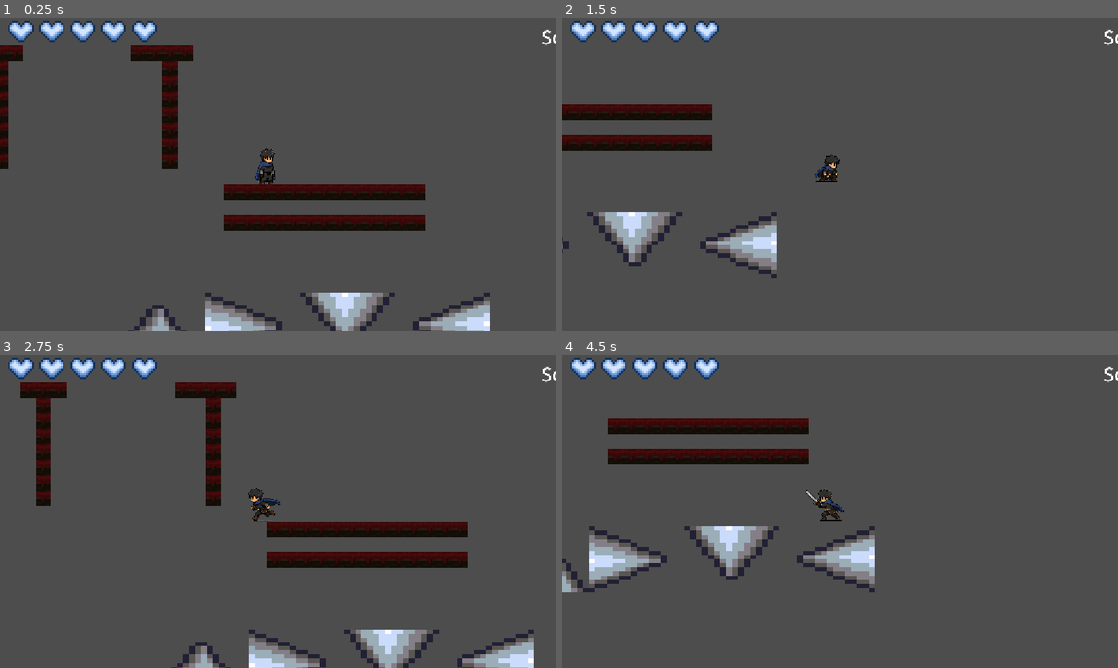
Above: before the commit, frames 1-4 (two rows, left to right).
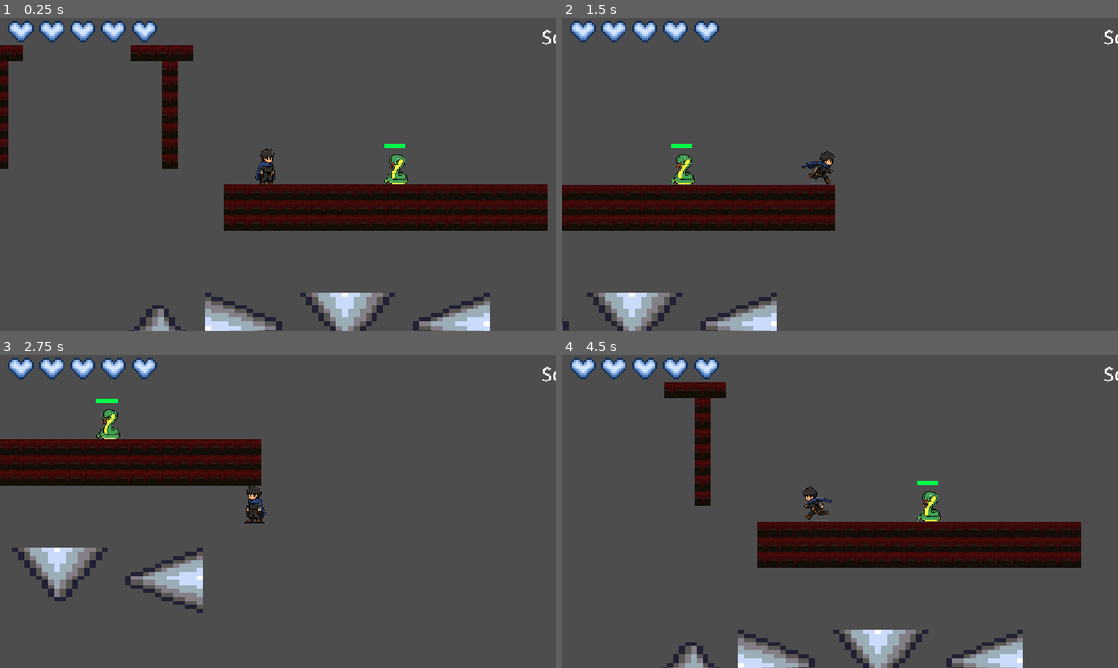
Above: after the commit, the same moments.

Repository: Riel-21/Godot-Game-Project-TCC
Game: Godot game, scene res://Scenes/castle_scene.tscn
Same seed, same stepped clock (60 frames per second), same inputs: the game is played once before the commit and once after it. This scene is started directly instead of the project's main scene. The engine's default icon, where the game draws it, is replaced by a stand-in: a white triangle on a blue panel in a dark square.
Inputs (mouse positions are in pixels of both pictures, inside the frame that each line leads up to):
- Up to frame 1 (0.25 s): no input
- Up to frame 2 (1.5 s): tap Enter (ui_accept) at 0.5 s; move the mouse to (962, 158) at 0.52 s; hold Right (ui_right) from 0.53 s (still down); tap Q (attack) at 0.6, 1.35 s; tap Space (jump) at 0.77 s; move the mouse to (728, 190) at 1.27 s
- Up to frame 3 (2.75 s): tap Space (jump) at 1.52 s; move the mouse to (333, 442) at 2.02 s; release Right (ui_right) at 2.03 s; hold Left (ui_left) from 2.03 s (still down); tap C (dash) at 2.1 s; tap Q (attack) at 2.3 s
- Up to frame 4 (4.5 s): move the mouse to (812, 574) at 2.77 s; release Left (ui_left) at 2.78 s; hold Right (ui_right) 2.78-4.28 s; right-click (812, 574) at 2.85 s; tap Space (jump) at 3.02, 3.77 s; tap Q (attack) at 3.05, 3.8, 4.35 s; move the mouse to (1006, 558) at 3.52 s; tap F (toggle attack mode) at 3.6 s; move the mouse to (673, 464) at 4.27 s; hold Left (ui_left) from 4.28 s (still down)

The runs differ from the first frame. In frame 1, 5.3% of the frame differs, in the area x 40-99%, y 40-68%; in frame 2, 15%; in frame 3, 19%; in frame 4, 21%, in the area x 0-94%, y 8-100%.

Commit message:
Adding enemy snakes

Diff:
--- a/Scenes/castle_scene.tscn
+++ b/Scenes/castle_scene.tscn
@@ -10,7 +10,9 @@
 [ext_resource type="PackedScene" uid="uid://c453vhpmw0lc" path="res://Scenes/pause_menu.tscn" id="9_s17o4"]
 [ext_resource type="Texture2D" uid="uid://cykty3n2p2do8" path="res://Assets/sprites/PNG with Gemini/EvilPriest (2).png" id="10_ypvin"]
 [ext_resource type="Texture2D" uid="uid://c1xdxu7symymu" path="res://Assets/sprites/PNG with Gemini/knightTraitor.png" id="11_idm2l"]
+[ext_resource type="PackedScene" uid="uid://ctqm11ullb5j7" path="res://Scenes/snake - projectile attack.tscn" id="12_alkp7"]
 [ext_resource type="PackedScene" uid="uid://bqsoit6136h5p" path="res://Scenes/minikillzone.tscn" id="12_idm2l"]
+[ext_resource type="PackedScene" uid="uid://fr6ugj5n6voh" path="res://Scenes/snake - target_player.tscn" id="13_3adav"]
 
 [sub_resource type="NavigationPolygon" id="NavigationPolygon_4k3pf"]
 vertices = PackedVector2Array(8, 8, -8, 8, -8, -8, 8, -8)
@@ -234,7 +236,7 @@
 [node name="TileMap" type="TileMap" parent="." unique_id=39856327]
 tile_set = SubResource("TileSet_4k3pf")
 format = 2
-layer_0/tile_data = PackedInt32Array(65531, 1048576, 8, 6553 …(10269 unchanged characters)… 340068, 1048576, 8, -7208996, 1048576, 8)
+layer_0/tile_data = PackedInt32Array(65531, 1048576, 8, 6553 …(10269 unchanged characters)… 340068, 1048576, 8, -7208996, 1048576, 8, 8, 1048576, 8, 9, 1048576, 8, 10, 1048576, 8, 11, 1048576, 8, 12, 1048576, 8, 13, 1048576, 8, 14, 1048576, 8, 15, 1048576, 8, 131087, 1048576, 8, 131086, 1048576, 8, 131085, 1048576, 8, 131084, 1048576, 8, 131083, 1048576, 8, 131082, 1048576, 8, 131081, 1048576, 8, 131080, 1048576, 8, 131067, 1048576, 8, 131068, 1048576, 8, 131069, 1048576, 8, 131070, 1048576, 8, 131071, 1048576, 8, 65536, 1048576, 8, 65537, 1048576, 8, 65538, 1048576, 8, 65539, 1048576, 8, 65540, 1048576, 8, 65541, 1048576, 8, 65542, 1048576, 8, 65543, 1048576, 8, 65544, 1048576, 8, 65545, 1048576, 8, 65546, 1048576, 8, 65547, 1048576, 8, 65548, 1048576, 8, 65549, 1048576, 8, 65550, 1048576, 8, 65551, 1048576, 8)
 
 [node name="Killzone" parent="." unique_id=330258236 instance=ExtResource("7_o4p43")]
 position = Vector2(-2, 120)
@@ -292,48 +294,62 @@
 position = Vector2(-11, 114.5)
 shape = SubResource("RectangleShape2D_ypvin")
 
+[node name="Enemy Snakes" type="Node2D" parent="." unique_id=2015026123]
+
+[node name="Snake - Projectile attack" parent="Enemy Snakes" unique_id=1375713619 instance=ExtResource("12_alkp7")]
+position = Vector2(86, -6)
+
+[node name="Snake - Target Player" parent="Enemy Snakes" unique_id=2111111415 instance=ExtResource("13_3adav")]
+position = Vector2(-195, -1844)
+
+[node name="Snake - Target Player2" parent="Enemy Snakes" unique_id=163565863 instance=ExtResource("13_3adav")]
+position = Vector2(-166, -2900)
+
+[node name="Snake - Projectile attack2" parent="Enemy Snakes" unique_id=1280286601 instance=ExtResource("12_alkp7")]
+position = Vector2(187, -2445)
+
 [connection signal="body_entered" from="TileMapLayer/minikillzone" to="TileMapLayer/minikillzone" method="_on_body_entered"]
-[connection signal="body_entered" from="TileMapLayer/@Area2D@97756" to="TileMapLayer/@Area2D@97756" method="_on_body_entered"]
-[connection signal="body_entered" from="TileMapLayer/@Area2D@97757" to="TileMapLayer/@Area2D@97757" method="_on_body_entered"]
-[connection signal="body_entered" from="TileMapLayer/@Area2D@97758" to="TileMapLayer/@Area2D@97758" method="_on_body_entered"]
-[connection signal="body_entered" from="TileMapLayer/@Area2D@97759" to="TileMapLayer/@Area2D@97759" method="_on_body_entered"]
-[connection signal="body_entered" from="TileMapLayer/@Area2D@97760" to="TileMapLayer/@Area2D@97760" method="_on_body_entered"]
-[connection signal="body_entered" from="TileMapLayer/@Area2D@97761" to="TileMapLayer/@Area2D@97761" method="_on_body_entered"]
-[connection signal="body_entered" from="TileMapLayer/@Area2D@97762" to="TileMapLayer/@Area2D@97762" method="_on_body_entered"]
-[connection signal="body_entered" from="TileMapLayer/@Area2D@97763" to="TileMapLayer/@Area2D@97763" method="_on_body_entered"]
-[connection signal="body_entered" from="TileMapLayer/@Area2D@97764" to="TileMapLayer/@Area2D@97764" method="_on_body_entered"]
-[connection signal="body_entered" from="TileMapLayer/@Area2D@97765" to="TileMapLayer/@Area2D@97765" method="_on_body_entered"]
-[connection signal="body_entered" from="TileMapLayer/@Area2D@97766" to="TileMapLayer/@Area2D@97766" method="_on_body_entered"]
-[connection signal="body_entered" from="TileMapLayer/@Area2D@97767" to="TileMapLayer/@Area2D@97767" method="_on_body_entered"]
-[connection signal="body_entered" from="TileMapLayer/@Area2D@97768" to="TileMapLayer/@Area2D@97768" method="_on_body_entered"]
-[connection signal="body_entered" from="TileMapLayer/@Area2D@97769" to="TileMapLayer/@Area2D@97769" method="_on_body_entered"]
-[connection signal="body_entered" from="TileMapLayer/@Area2D@97770" to="TileMapLayer/@Area2D@97770" method="_on_body_entered"]
-[connection signal="body_entered" from="TileMapLayer/@Area2D@97771" to="TileMapLayer/@Area2D@97771" method="_on_body_entered"]
-[connection signal="body_entered" from="TileMapLayer/@Area2D@97772" to="TileMapLayer/@Area2D@97772" method="_on_body_entered"]
-[connection signal="body_entered" from="TileMapLayer/@Area2D@97773" to="TileMapLayer/@Area2D@97773" method="_on_body_entered"]
-[connection signal="body_entered" from="TileMapLayer/@Area2D@97774" to="TileMapLayer/@Area2D@97774" method="_on_body_entered"]
-[connection signal="body_entered" from="TileMapLayer/@Area2D@97775" to="TileMapLayer/@Area2D@97775" method="_on_body_entered"]
-[connection signal="body_entered" from="TileMapLayer/@Area2D@97776" to="TileMapLayer/@Area2D@97776" method="_on_body_entered"]
-[connection signal="body_entered" from="TileMapLayer/@Area2D@97777" to="TileMapLayer/@Area2D@97777" method="_on_body_entered"]
-[connection signal="body_entered" from="TileMapLayer/@Area2D@97778" to="TileMapLayer/@Area2D@97778" method="_on_body_entered"]
-[connection signal="body_entered" from="TileMapLayer/@Area2D@97779" to="TileMapLayer/@Area2D@97779" method="_on_body_entered"]
-[connection signal="body_entered" from="TileMapLayer/@Area2D@97780" to="TileMapLayer/@Area2D@97780" method="_on_body_entered"]
-[connection signal="body_entered" from="TileMapLayer/@Area2D@97781" to="TileMapLayer/@Area2D@97781" method="_on_body_entered"]
-[connection signal="body_entered" from="TileMapLayer/@Area2D@97782" to="TileMapLayer/@Area2D@97782" method="_on_body_entered"]
-[connection signal="body_entered" from="TileMapLayer/@Area2D@97783" to="TileMapLayer/@Area2D@97783" method="_on_body_entered"]
-[connection signal="body_entered" from="TileMapLayer/@Area2D@97784" to="TileMapLayer/@Area2D@97784" method="_on_body_entered"]
-[connection signal="body_entered" from="TileMapLayer/@Area2D@97785" to="TileMapLayer/@Area2D@97785" method="_on_body_entered"]
-[connection signal="body_entered" from="TileMapLayer/@Area2D@97786" to="TileMapLayer/@Area2D@97786" method="_on_body_entered"]
-[connection signal="body_entered" from="TileMapLayer/@Area2D@97787" to="TileMapLayer/@Area2D@97787" method="_on_body_entered"]
-[connection signal="body_entered" from="TileMapLayer/@Area2D@97788" to="TileMapLayer/@Area2D@97788" method="_on_body_entered"]
-[connection signal="body_entered" from="TileMapLayer/@Area2D@97789" to="TileMapLayer/@Area2D@97789" method="_on_body_entered"]
-[connection signal="body_entered" from="TileMapLayer/@Area2D@97790" to="TileMapLayer/@Area2D@97790" method="_on_body_entered"]
-[connection signal="body_entered" from="TileMapLayer/@Area2D@97791" to="TileMapLayer/@Area2D@97791" method="_on_body_entered"]
-[connection signal="body_entered" from="TileMapLayer/@Area2D@97792" to="TileMapLayer/@Area2D@97792" method="_on_body_entered"]
-[connection signal="body_entered" from="TileMapLayer/@Area2D@97793" to="TileMapLayer/@Area2D@97793" method="_on_body_entered"]
-[connection signal="body_entered" from="TileMapLayer/@Area2D@97794" to="TileMapLayer/@Area2D@97794" method="_on_body_entered"]
-[connection signal="body_entered" from="TileMapLayer/@Area2D@97795" to="TileMapLayer/@Area2D@97795" method="_on_body_entered"]
-[connection signal="body_entered" from="TileMapLayer/@Area2D@97796" to="TileMapLayer/@Area2D@97796" method="_on_body_entered"]
-[connection signal="body_entered" from="TileMapLayer/@Area2D@97797" to="TileMapLayer/@Area2D@97797" method="_on_body_entered"]
-[connection signal="body_entered" from="TileMapLayer/@Area2D@97798" to="TileMapLayer/@Area2D@97798" method="_on_body_entered"]
+[connection signal="body_entered" from="TileMapLayer/@Area2D@19927" to="TileMapLayer/@Area2D@19927" method="_on_body_entered"]
+[connection signal="body_entered" from="TileMapLayer/@Area2D@19928" to="TileMapLayer/@Area2D@19928" method="_on_body_entered"]
+[connection signal="body_entered" from="TileMapLayer/@Area2D@19929" to="TileMapLayer/@Area2D@19929" method="_on_body_entered"]
+[connection signal="body_entered" from="TileMapLayer/@Area2D@19930" to="TileMapLayer/@Area2D@19930" method="_on_body_entered"]
+[connection signal="body_entered" from="TileMapLayer/@Area2D@19931" to="TileMapLayer/@Area2D@19931" method="_on_body_entered"]
+[connection signal="body_entered" from="TileMapLayer/@Area2D@19932" to="TileMapLayer/@Area2D@19932" method="_on_body_entered"]
+[connection signal="body_entered" from="TileMapLayer/@Area2D@19933" to="TileMapLayer/@Area2D@19933" method="_on_body_entered"]
+[connection signal="body_entered" from="TileMapLayer/@Area2D@19934" to="TileMapLayer/@Area2D@19934" method="_on_body_entered"]
+[connection signal="body_entered" from="TileMapLayer/@Area2D@19935" to="TileMapLayer/@Area2D@19935" method="_on_body_entered"]
+[connection signal="body_entered" from="TileMapLayer/@Area2D@19936" to="TileMapLayer/@Area2D@19936" method="_on_body_entered"]
+[connection signal="body_entered" from="TileMapLayer/@Area2D@19937" to="TileMapLayer/@Area2D@19937" method="_on_body_entered"]
+[connection signal="body_entered" from="TileMapLayer/@Area2D@19938" to="TileMapLayer/@Area2D@19938" method="_on_body_entered"]
+[connection signal="body_entered" from="TileMapLayer/@Area2D@19939" to="TileMapLayer/@Area2D@19939" method="_on_body_entered"]
+[connection signal="body_entered" from="TileMapLayer/@Area2D@19940" to="TileMapLayer/@Area2D@19940" method="_on_body_entered"]
+[connection signal="body_entered" from="TileMapLayer/@Area2D@19941" to="TileMapLayer/@Area2D@19941" method="_on_body_entered"]
+[connection signal="body_entered" from="TileMapLayer/@Area2D@19942" to="TileMapLayer/@Area2D@19942" method="_on_body_entered"]
+[connection signal="body_entered" from="TileMapLayer/@Area2D@19943" to="TileMapLayer/@Area2D@19943" method="_on_body_entered"]
+[connection signal="body_entered" from="TileMapLayer/@Area2D@19944" to="TileMapLayer/@Area2D@19944" method="_on_body_entered"]
+[connection signal="body_entered" from="TileMapLayer/@Area2D@19945" to="TileMapLayer/@Area2D@19945" method="_on_body_entered"]
+[connection signal="body_entered" from="TileMapLayer/@Area2D@19946" to="TileMapLayer/@Area2D@19946" method="_on_body_entered"]
+[connection signal="body_entered" from="TileMapLayer/@Area2D@19947" to="TileMapLayer/@Area2D@19947" method="_on_body_entered"]
+[connection signal="body_entered" from="TileMapLayer/@Area2D@19948" to="TileMapLayer/@Area2D@19948" method="_on_body_entered"]
+[connection signal="body_entered" from="TileMapLayer/@Area2D@19949" to="TileMapLayer/@Area2D@19949" method="_on_body_entered"]
+[connection signal="body_entered" from="TileMapLayer/@Area2D@19950" to="TileMapLayer/@Area2D@19950" method="_on_body_entered"]
+[connection signal="body_entered" from="TileMapLayer/@Area2D@19951" to="TileMapLayer/@Area2D@19951" method="_on_body_entered"]
+[connection signal="body_entered" from="TileMapLayer/@Area2D@19952" to="TileMapLayer/@Area2D@19952" method="_on_body_entered"]
+[connection signal="body_entered" from="TileMapLayer/@Area2D@19953" to="TileMapLayer/@Area2D@19953" method="_on_body_entered"]
+[connection signal="body_entered" from="TileMapLayer/@Area2D@19954" to="TileMapLayer/@Area2D@19954" method="_on_body_entered"]
+[connection signal="body_entered" from="TileMapLayer/@Area2D@19955" to="TileMapLayer/@Area2D@19955" method="_on_body_entered"]
+[connection signal="body_entered" from="TileMapLayer/@Area2D@19956" to="TileMapLayer/@Area2D@19956" method="_on_body_entered"]
+[connection signal="body_entered" from="TileMapLayer/@Area2D@19957" to="TileMapLayer/@Area2D@19957" method="_on_body_entered"]
+[connection signal="body_entered" from="TileMapLayer/@Area2D@19958" to="TileMapLayer/@Area2D@19958" method="_on_body_entered"]
+[connection signal="body_entered" from="TileMapLayer/@Area2D@19959" to="TileMapLayer/@Area2D@19959" method="_on_body_entered"]
+[connection signal="body_entered" from="TileMapLayer/@Area2D@19960" to="TileMapLayer/@Area2D@19960" method="_on_body_entered"]
+[connection signal="body_entered" from="TileMapLayer/@Area2D@19961" to="TileMapLayer/@Area2D@19961" method="_on_body_entered"]
+[connection signal="body_entered" from="TileMapLayer/@Area2D@19962" to="TileMapLayer/@Area2D@19962" method="_on_body_entered"]
+[connection signal="body_entered" from="TileMapLayer/@Area2D@19963" to="TileMapLayer/@Area2D@19963" method="_on_body_entered"]
+[connection signal="body_entered" from="TileMapLayer/@Area2D@19964" to="TileMapLayer/@Area2D@19964" method="_on_body_entered"]
+[connection signal="body_entered" from="TileMapLayer/@Area2D@19965" to="TileMapLayer/@Area2D@19965" method="_on_body_entered"]
+[connection signal="body_entered" from="TileMapLayer/@Area2D@19966" to="TileMapLayer/@Area2D@19966" method="_on_body_entered"]
+[connection signal="body_entered" from="TileMapLayer/@Area2D@19967" to="TileMapLayer/@Area2D@19967" method="_on_body_entered"]
+[connection signal="body_entered" from="TileMapLayer/@Area2D@19968" to="TileMapLayer/@Area2D@19968" method="_on_body_entered"]
+[connection signal="body_entered" from="TileMapLayer/@Area2D@19969" to="TileMapLayer/@Area2D@19969" method="_on_body_entered"]
 [connection signal="body_entered" from="changesceneboss" to="." method="_on_changesceneboss_body_entered"]
